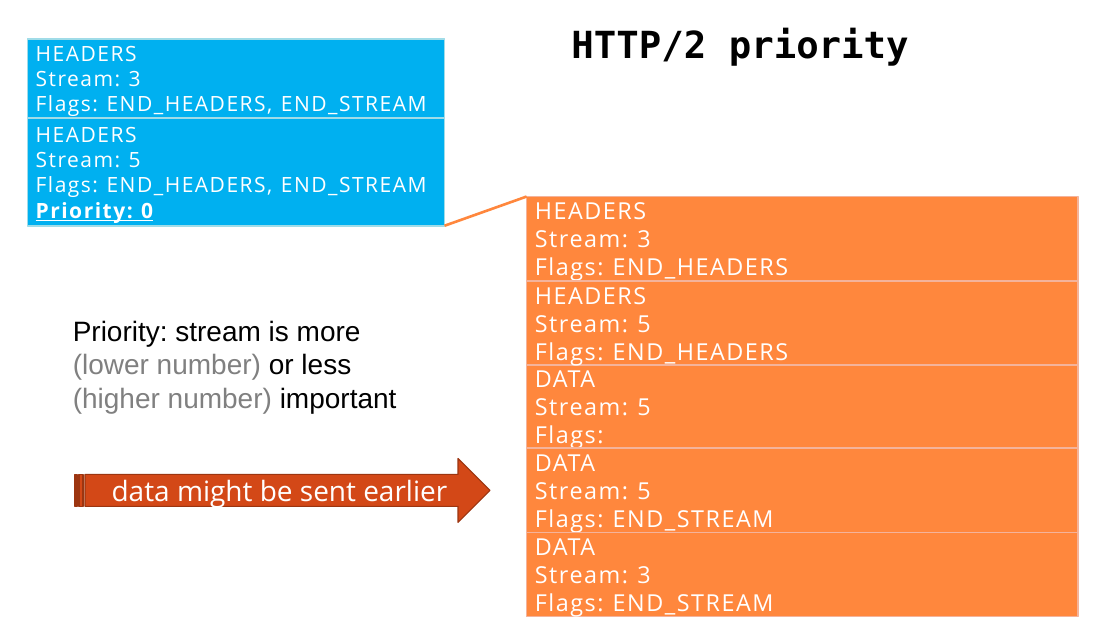
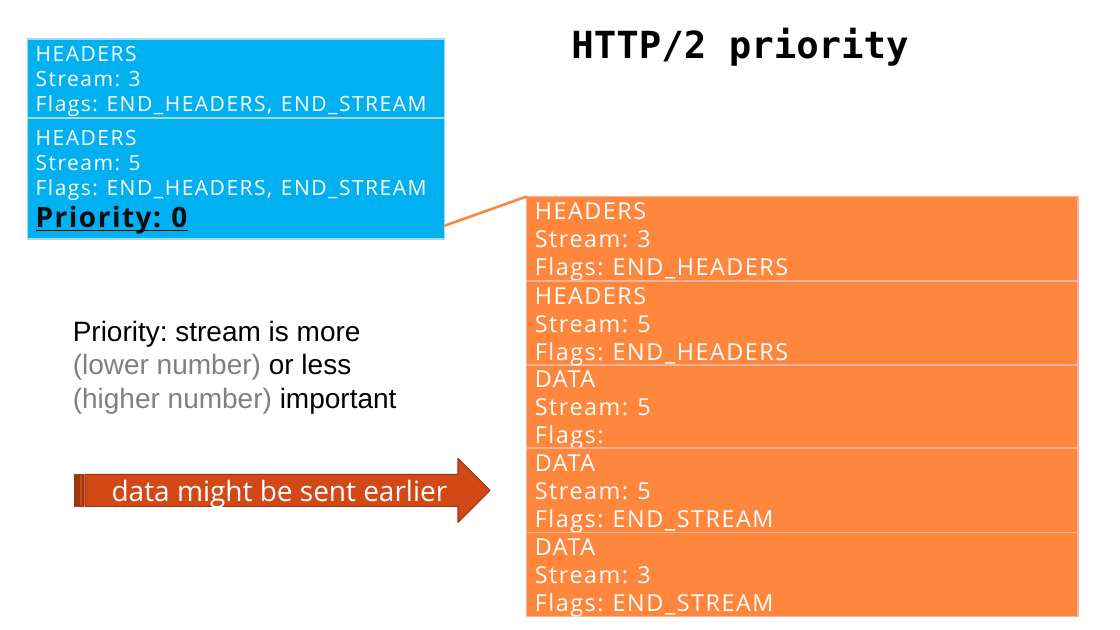
Before and after one commit to Zenon8/http2-inv, a slide deck: slide 34 of presentation/Http2 - Kotlin.pptx. Drawn at 1120x630 pixels with LibreOffice and Linux fonts; fonts in the diff are those of the drawing. Boxes give left, top, right and bottom in pixels: in the first picture for what was removed or moved away, otherwise in the second. Text is boxed around its words. In the diff, an @@ line names an element or a change of style, - is before the commit and + after.

```diff
--- a/presentation/Http2 - Kotlin.pptx
+++ b/presentation/Http2 - Kotlin.pptx
@@ rectangle "HEADERS" resized from (x1=28, y1=118, x2=445, y2=226) to (x1=28, y1=118, x2=445, y2=239) @@
@@ text in rectangle at (x1=36, y1=205, x2=187, y2=234): size 18 to 24 pt, text colour #FFFFFF to #0D0D0D in "Priority: 0" @@
```
Also in this commit, not shown: 7 other slides changed, 7 slides added, 5 slides removed, 2 other files.
